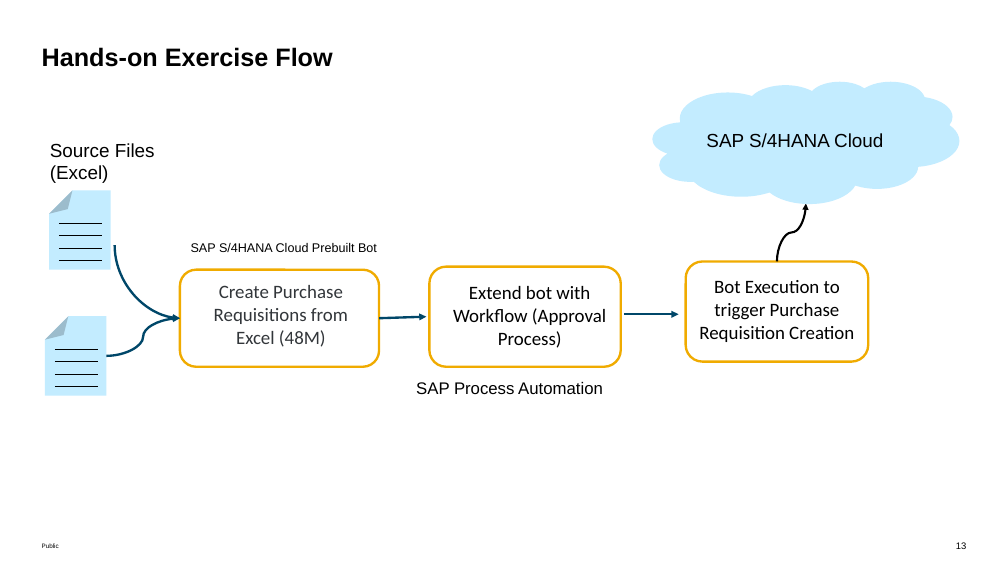
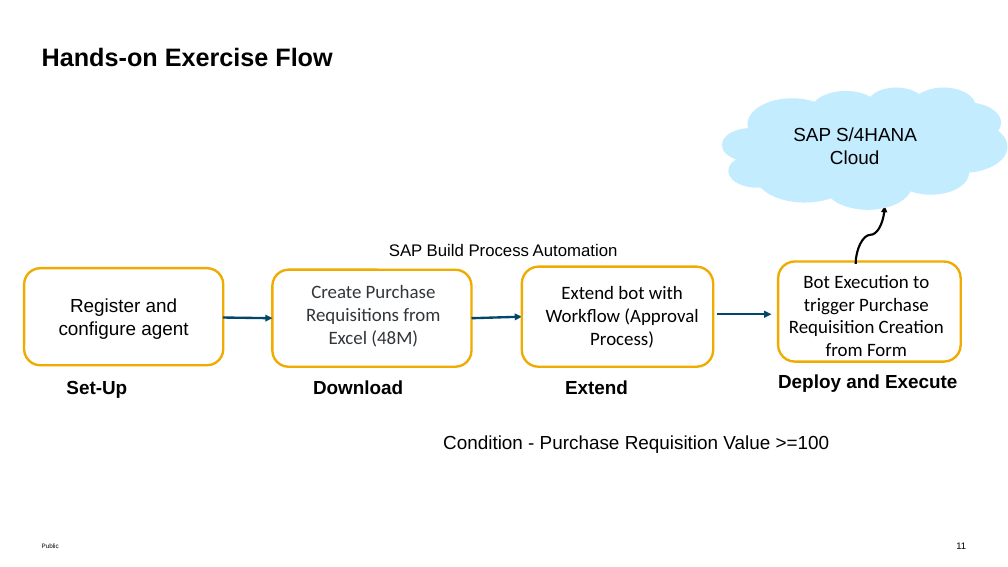
Before and after one commit to SAP-samples/teched2022-DT262, a slide deck: slide 11 of exercises/DT262-Execute Bots Rapidly in SAP S4HANA Cloud with SAP Build Process Automation.pptx (slide 13 before the commit). Drawn at 1008x567 pixels with LibreOffice and Linux fonts; fonts in the diff are those of the drawing. Boxes give left, top, right and bottom in pixels: in the first picture for what was removed or moved away, otherwise in the second. Text is boxed around its words. In the diff, an @@ line names an element or a change of style, - is before the commit and + after.

```diff
--- a/exercises/DT262-Execute Bots Rapidly in SAP S4HANA Cloud with SAP Build Process Automation.pptx
+++ b/exercises/DT262-Execute Bots Rapidly in SAP S4HANA Cloud with SAP Build Process Automation.pptx
@@ cloud "SAP S/4HANA Cloud": place and size @@
-cloud "SAP S/4HANA Cloud" at [652,82,959,204]
+cloud "SAP S/4HANA Cloud" at [722,87,1006,209]
@@ text removed at [50,143,155,183] @@
-Source Files (Excel)
@@ curved arrow moved from (777, 261) - (805, 203) to (855, 264) - (885, 206) @@
@@ rounded rectangle added at [24,268,224,365], fill #FFFFFF, outline #F0AB00 2.25 pt, 18 pt, text #000000 @@
+Register and configure agent
@@ group removed at [49,190,110,270]: 4 lines, 1 folded corner @@
@@ curved arrow removed from (115, 245) to (180, 318) @@
@@ text removed at [191,243,377,252] @@
-SAP S/4HANA Cloud Prebuilt Bot
@@ text at [389,244,618,256]: text changed @@
-SAP Process Automation
+SAP Build Process Automation
@@ 2 rounded rectangles, 1 text: place and size @@
-2 rounded rectangles, 1 text at [180,267,620,366]
+2 rounded rectangles, 1 text at [272,267,713,366]
@@ text at [789,275,944,361]: text changed @@
-Bot Execution to trigger Purchase Requisition Creation
+Bot Execution to trigger Purchase Requisition Creation from Form
@@ curved arrow removed from (107, 356) to (180, 318) @@
@@ arrow added from (223, 317) to (272, 318), #00476A 2.25 pt @@
@@ 2 arrows, 1 text, 1 rounded rectangle: place and size @@
-2 arrows, 1 text, 1 rounded rectangle at [379,261,868,361]
+2 arrows, 1 text, 1 rounded rectangle at [472,261,961,361]
@@ group removed at [45,316,106,395]: 4 lines, 1 folded corner @@
@@ text added at [66,380,127,398], 18 pt, text #000000, bold @@
+Set-Up
@@ text added at [313,380,403,395], 18 pt, text #000000, bold @@
+Download
@@ text added at [565,380,628,395], 18 pt, text #000000, bold @@
+Extend
@@ text added at [778,374,957,392], 18 pt, text #000000, bold @@
+Deploy and Execute
@@ text added at [443,435,830,453], 18 pt, text #000000 @@
+Condition - Purchase Requisition Value >=100
@@ page number at [956,542,966,549]: text changed @@
-13
+11
```
Also in this commit, not shown: 2 other slides changed, 5 slides added, 4 slides removed.
